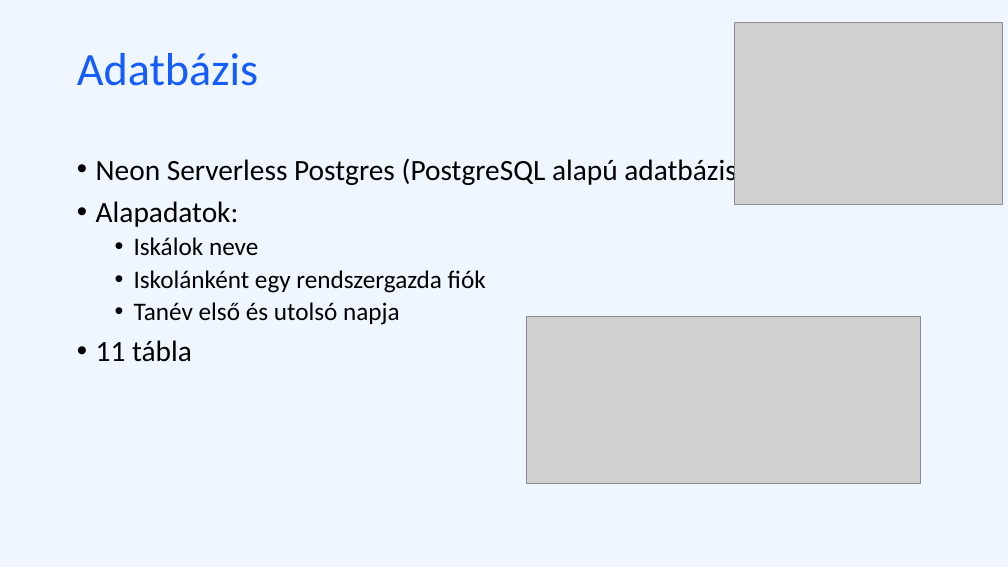
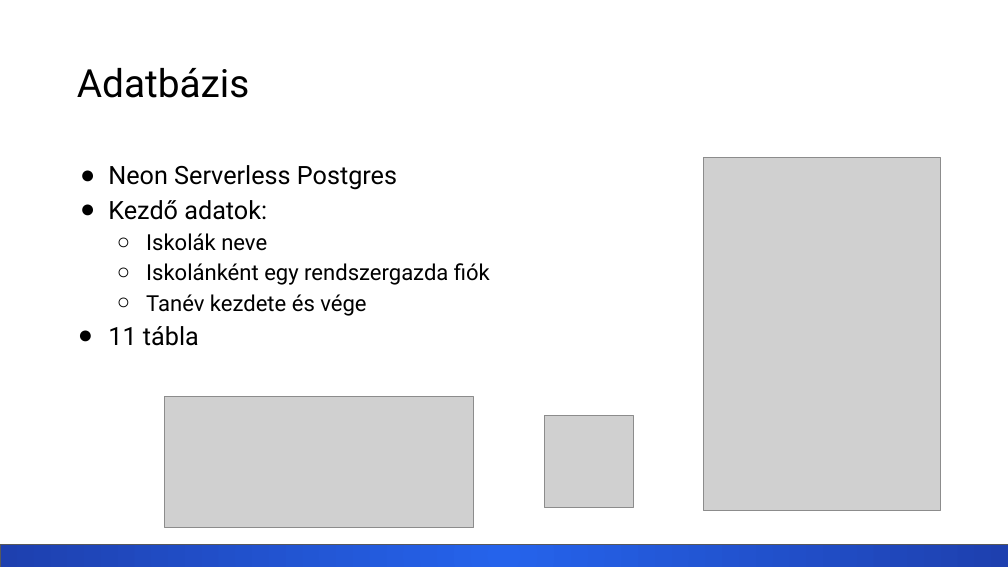
Before and after one commit to nagygabor123/vizsgaremek, a slide deck: slide 10 of Dokumentacio/Eloadas.pptx (slide 8 before the commit). Drawn at 1008x567 pixels with LibreOffice and Linux fonts; fonts in the diff are those of the drawing; grey boxes stand for pictures. Boxes give left, top, right and bottom in pixels: in the first picture for what was removed or moved away, otherwise in the second. Text is boxed around its words. In the diff, an @@ line names an element or a change of style, - is before the commit and + after.

```diff
--- a/Dokumentacio/Eloadas.pptx
+++ b/Dokumentacio/Eloadas.pptx
@@ background #EFF6FF to #FFFFFF @@
@@ picture removed at (734,22,1003,204) @@
@@ title "Adatbázis": place and size @@
-title "Adatbázis" at (77,53,258,86)
+title "Adatbázis" at (77,68,249,98)
@@ title "Adatbázis" at (77,68,249,98): size 44 to 37 pt, font Calibri to Roboto, text colour #145CFC to #000000 @@
@@ text "Neon Serverless Postgres": place and size @@
-text "Neon Serverless Postgres" at (96,155,820,362)
+text "Neon Serverless Postgres" at (108,165,490,346)
@@ text at (108,165,397,251): text changed; size 28 to 24 pt; font Calibri to Roboto @@
-• Neon Serverless Postgres (PostgreSQL alapú adatbáziskezelő)
-• Alapadatok:
-  • Iskálok neve
+● Neon Serverless Postgres
+● Kezdő adatok:
+  ○ Iskolák neve
@@ picture added at (704,158,941,511) @@
@@ text at (108,263,490,346): size 24 to 21 pt in "Iskolánként egy rendszergazda fiók"; font Calibri to Roboto in "Iskolánként egy rendszergazda fiók", "11 tábla"; size 28 to 24 pt in "11 tábla"; bullet • to ○; line spacing 0.9 to 1.15; less space between paragraphs; bullet • to ● @@
@@ text at (146,294,366,316): text changed; size 24 to 21 pt; font Calibri to Roboto @@
-  • Tanév első és utolsó napja
+  ○ Tanév kezdete és vége
@@ picture removed at (527,316,921,483) @@
@@ picture added at (165,397,474,528) @@
@@ picture added at (544,415,634,507) @@
@@ rectangle added at (0,544,1008,567), fill gradient #2563EB to #1E40AF, outline #595959 0.75 pt @@
```
Also in this commit, not shown: 6 other slides changed, 10 slides added, 9 slides removed, 3 other files.
